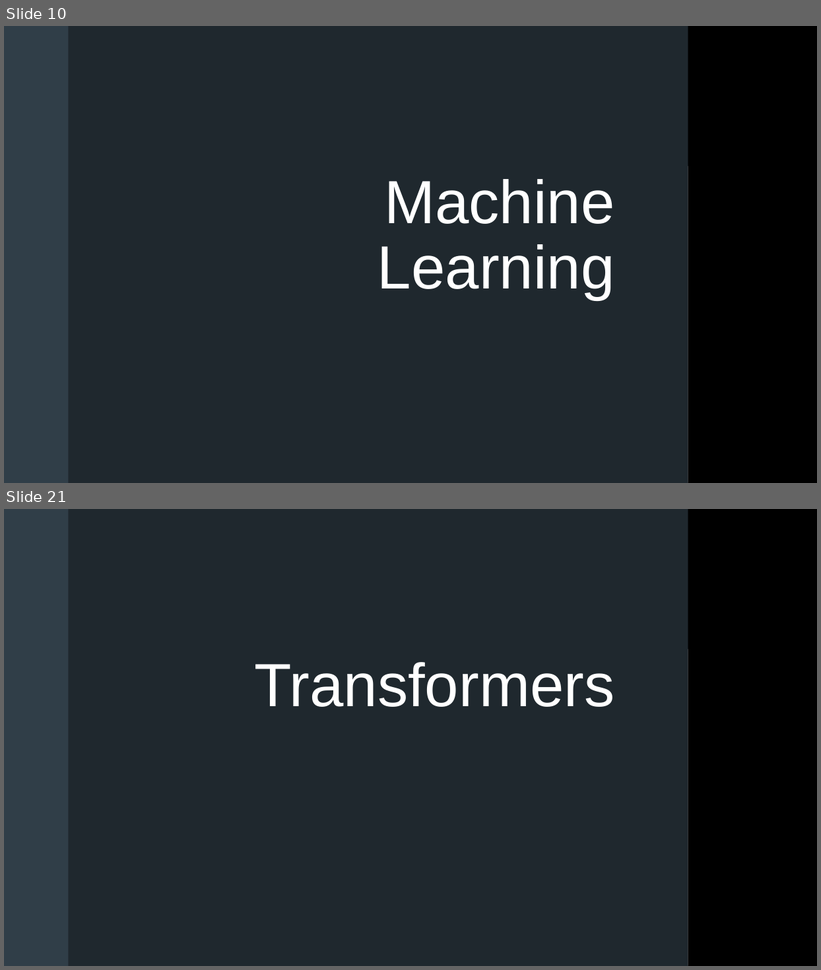
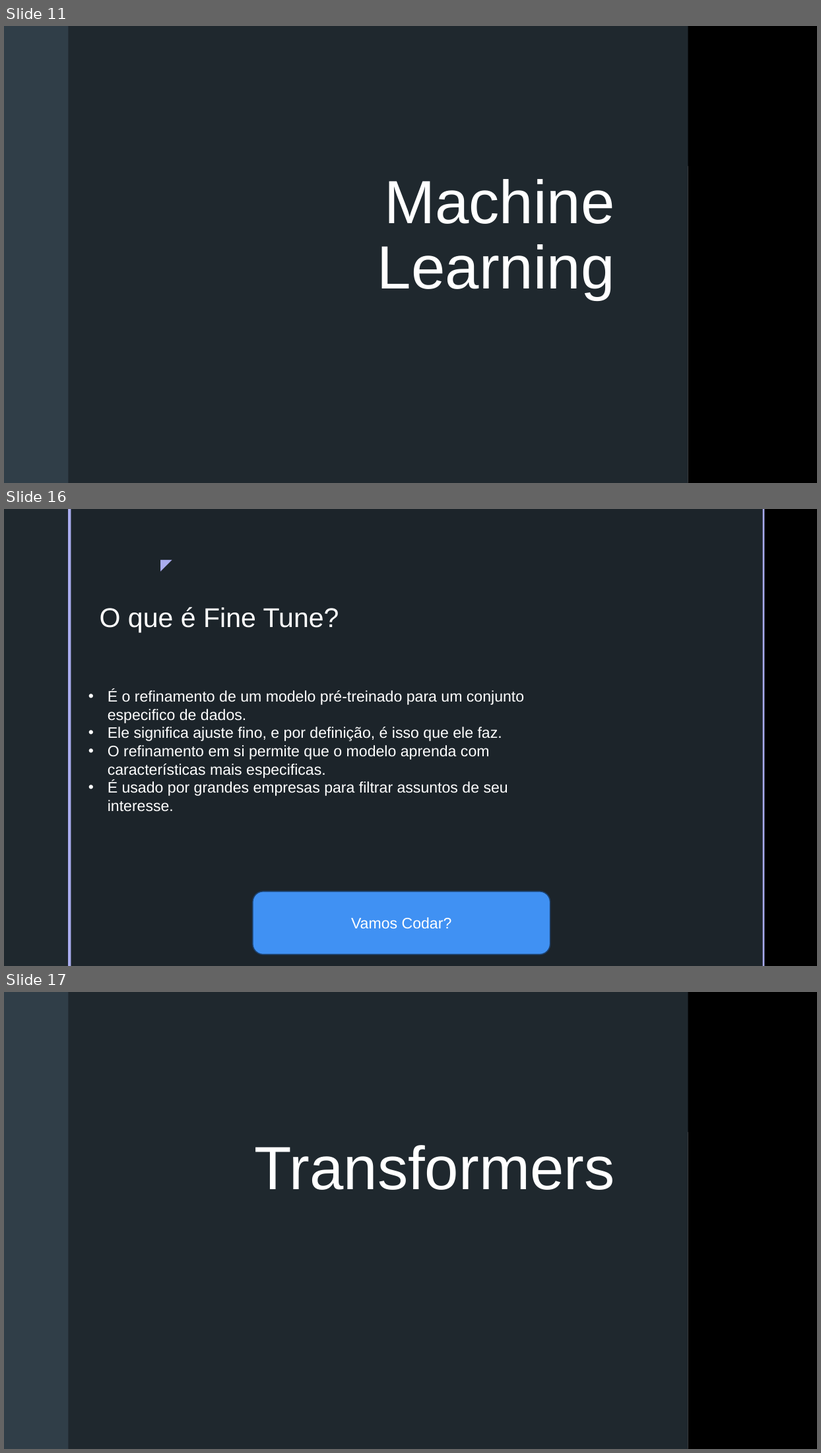
Before and after one commit to batestin1/code_the_future_diobot, a slide deck: materiais/LLM-DIO.pptx. Shown one above the other, each under a label of ours: slides 10 and 21 before the commit, slides 11, 16 and 17 after it; the slides between them are not shown. The pictures are 821x970 and 821x1453 pixels, drawn with LibreOffice and Linux fonts; fonts in the diff are those of the drawing; grey boxes stand for pictures; background and template pictures are left out. Boxes give left, top, right and bottom in pixels: in the first picture for what was removed or moved away, otherwise in the second. Text is boxed around its words. In the diff, an @@ line names an element or a change of style, - is before the commit and + after.

```diff
--- a/materiais/LLM-DIO.pptx
+++ b/materiais/LLM-DIO.pptx
@@ slide 16 added at bbox=[4, 509, 817, 966], background picture (left out); not listed: 2 template elements that a slide beside it also shows @@
@@ rectangle added at bbox=[4, 509, 68, 966], fill #1F282E @@
@@ rectangle added at bbox=[68, 509, 71, 966], fill #A9ACEE @@
@@ text added at bbox=[151, 552, 178, 576], 18 pt, text #A9ACEE @@
+◤
@@ text added at bbox=[100, 607, 339, 633], 32 pt, text #FFFFFF @@
+O que é Fine Tune?
@@ text added at bbox=[108, 689, 524, 812], 18 pt, text #FFFFFF @@
+• É o refinamento de um modelo pré-treinado para um conjunto especifico de dados.
+• Ele significa ajuste fino, e por definição, é isso que ele faz.
+• O refinamento em si permite que o modelo aprenda com características mais especificas.
+• É usado por grandes empresas para filtrar assuntos de seu interesse.
@@ rounded rectangle added at bbox=[253, 892, 550, 956], fill #4091F3, outline #1C406B 1.25 pt, 18 pt, text #FFFFFF @@
+Vamos Codar?
@@ what was slide 10 is now slide 11 @@
@@ what was slide 21 is now slide 17 @@
```
Also in this commit, not shown: 5 slides changed, 10 other slides added, 17 slides removed, 1 other file.
